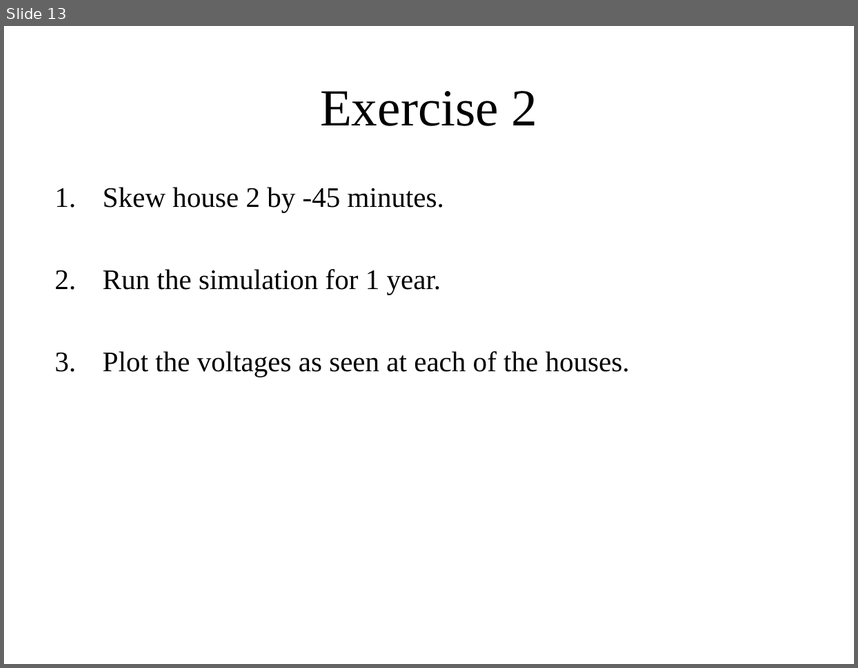
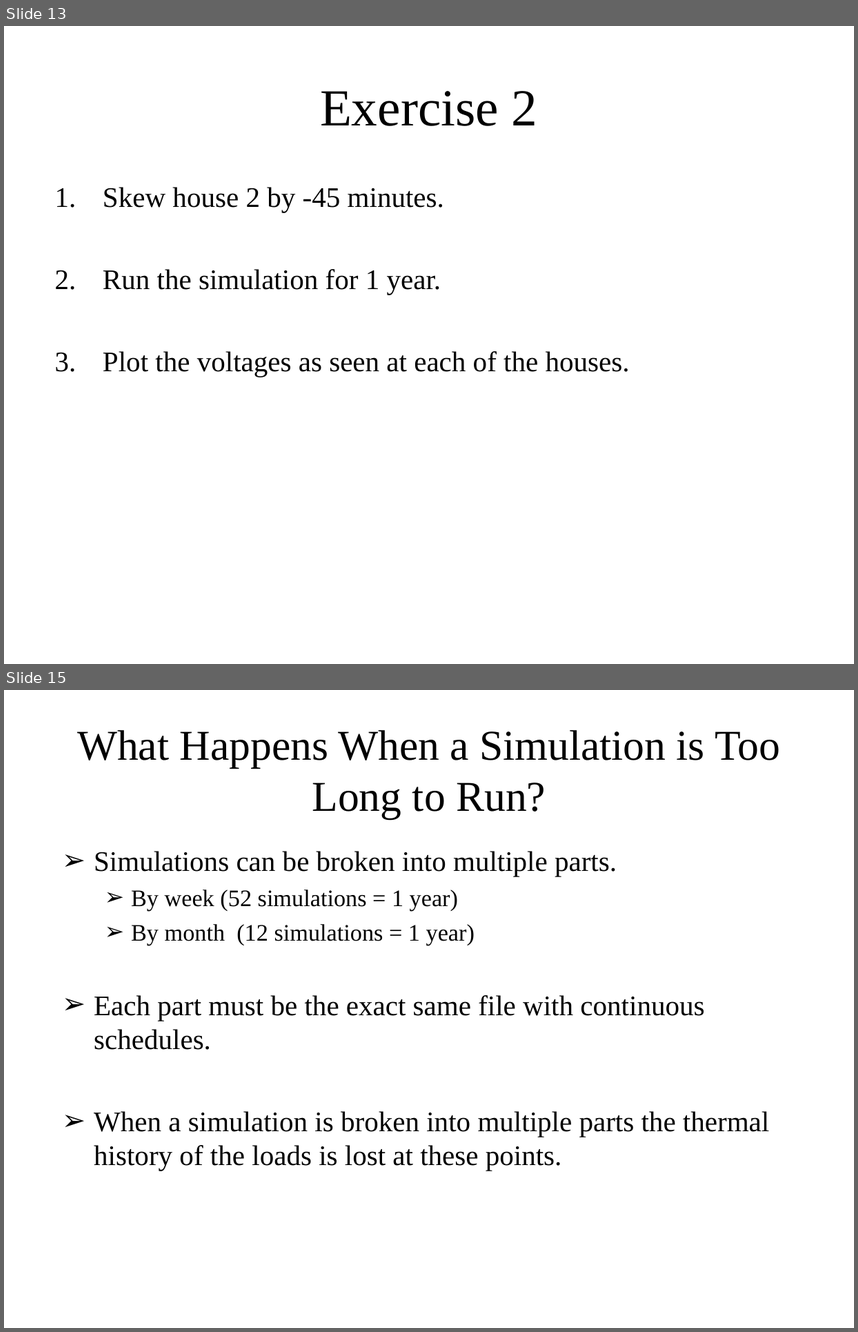
Before and after one commit to gridlab-d/course, a slide deck: Distribution_Analysis_Course/1.0 - Anual_Analysis.ppt. Shown one above the other, each under a label of ours: slide 13 before the commit, slides 13 and 15 after it; the slides between them are not shown. The pictures are 858x668 and 858x1332 pixels, drawn with LibreOffice and Linux fonts; fonts in the diff are those of the drawing. Boxes give left, top, right and bottom in pixels: in the first picture for what was removed or moved away, otherwise in the second. Text is boxed around its words. In the diff, an @@ line names an element or a change of style, - is before the commit and + after.

```diff
--- a/Distribution_Analysis_Course/1.0 - Anual_Analysis.ppt
+++ b/Distribution_Analysis_Course/1.0 - Anual_Analysis.ppt
@@ slide 15 added at box(4, 690, 854, 1328), background #FFFFFF @@
@@ title added at box(77, 730, 780, 819), 36 pt, text #000000 @@
+What Happens When a Simulation is Too Long to Run?
@@ text added at box(94, 851, 769, 1170), 24 pt, text #000000 @@
+➢ Simulations can be broken into multiple parts.
+  ➢ By week (52 simulations = 1 year)
+  ➢ By month (12 simulations = 1 year)
+➢ Each part must be the exact same file with continuous schedules.
+➢ When a simulation is broken into multiple parts the thermal history of the loads is lost at these points.
```
Also in this commit, not shown: 1 other slide added, 2 other files.
